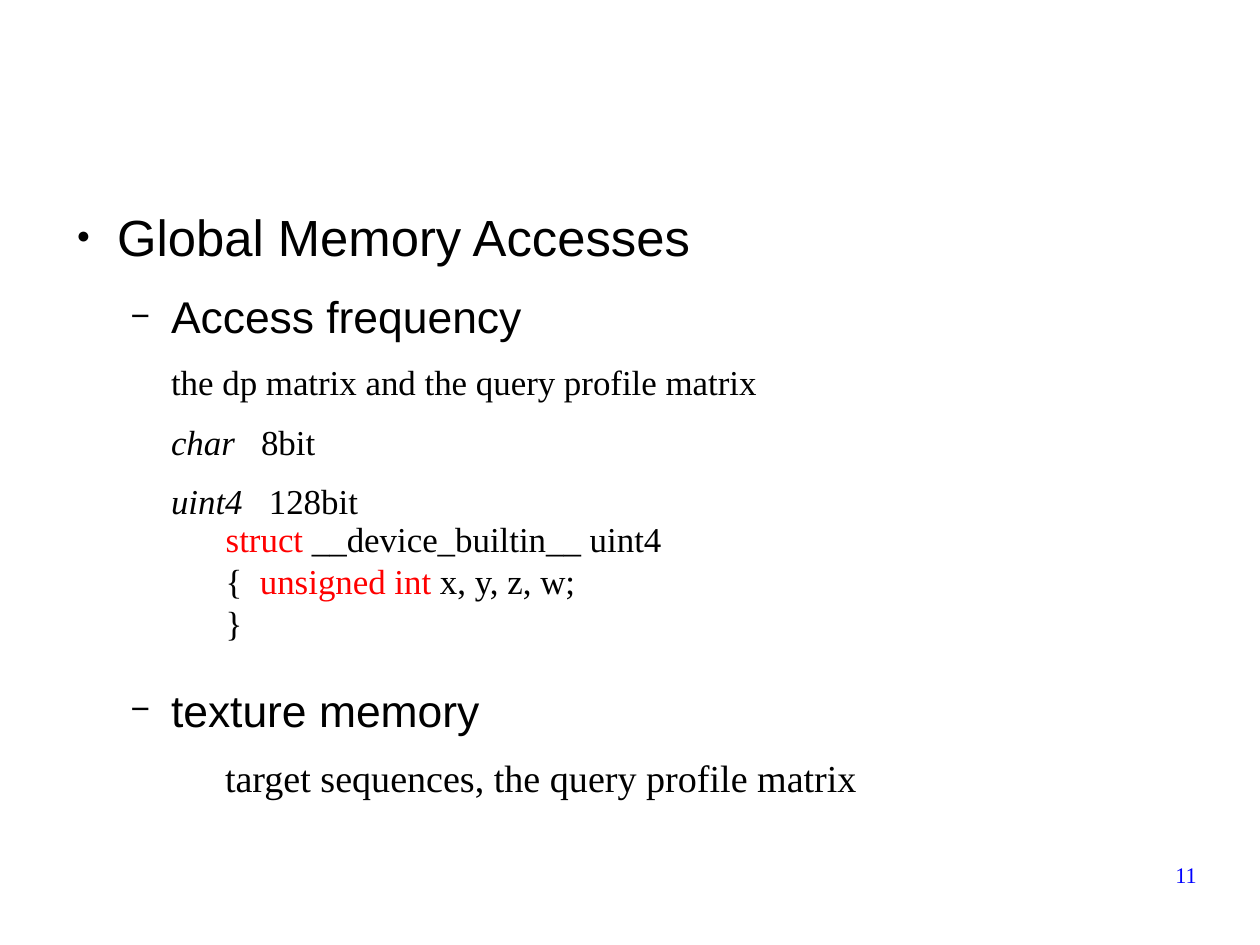
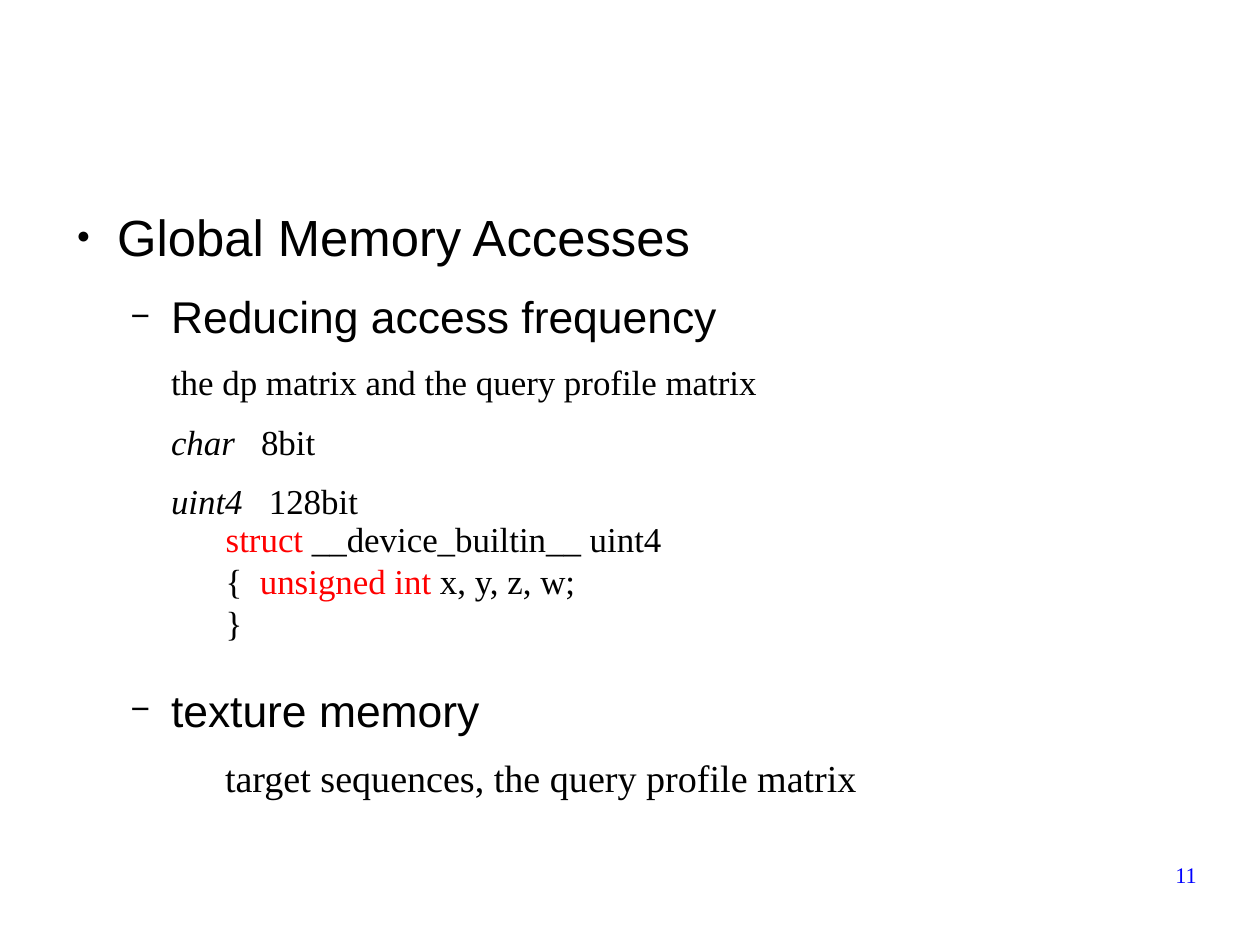
Before and after one commit to forestcheng/cudahmmsearch, a slide deck: slide 11 of thesis/thesisDefense.odp. Drawn at 1260x945 pixels with LibreOffice and Linux fonts; fonts in the diff are those of the drawing; background and template pictures are left out. Boxes give left, top, right and bottom in pixels: in the first picture for what was removed or moved away, otherwise in the second. Text is boxed around its words. In the diff, an @@ line names an element or a change of style, - is before the commit and + after.

```diff
--- a/thesis/thesisDefense.odp
+++ b/thesis/thesisDefense.odp
@@ text at box(171, 300, 716, 342): text changed @@
-  − Access frequency
+  − Reducing access frequency
```
Also in this commit, not shown: 2 other slides changed, 1 other file.
